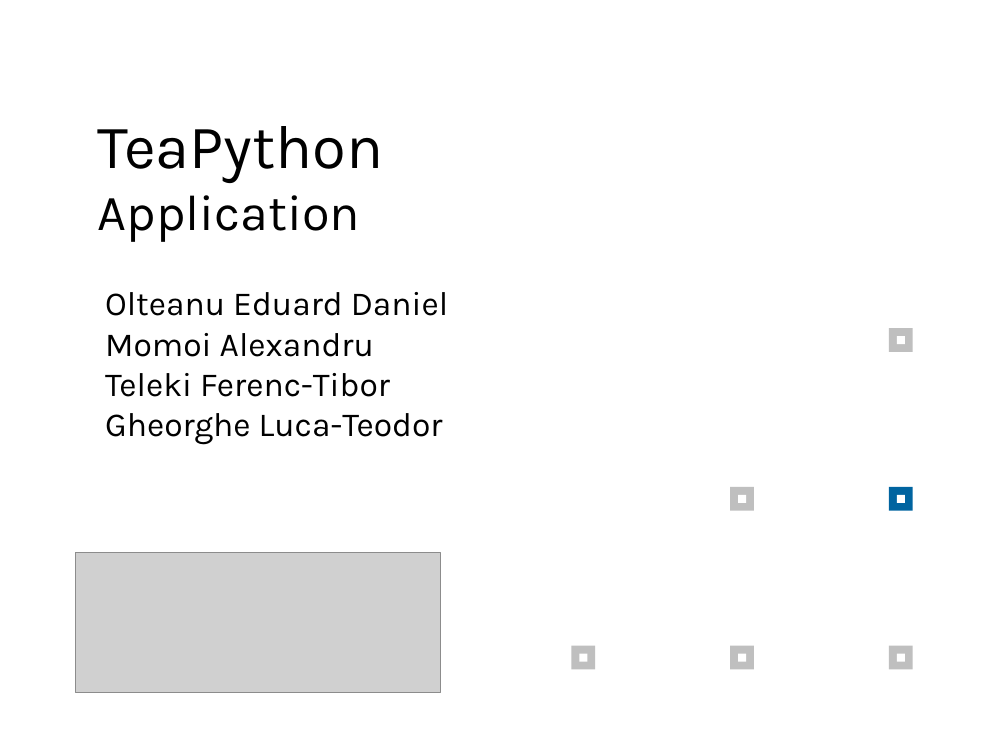
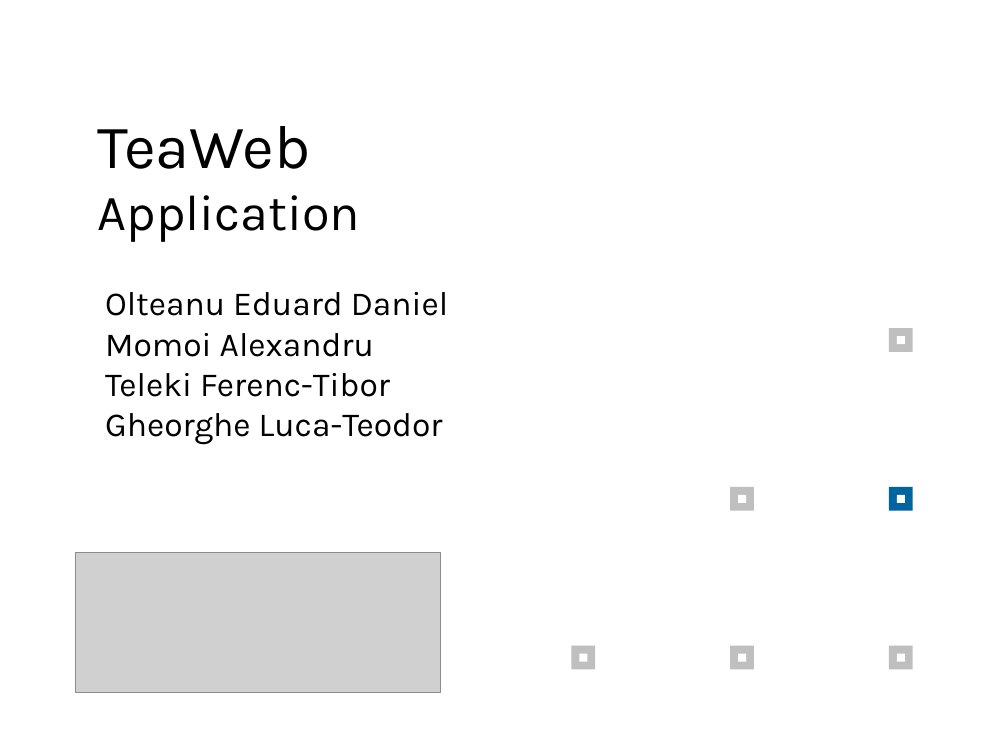
Before and after one commit to Eduard2609/TeaPython_ISW, a slide deck: slide 1 of Documentatie/Documentație_ PPT.pptx. Drawn at 1008x756 pixels with LibreOffice and Linux fonts; fonts in the diff are those of the drawing; grey boxes stand for pictures. Boxes give left, top, right and bottom in pixels: in the first picture for what was removed or moved away, otherwise in the second. Text is boxed around its words. In the diff, an @@ line names an element or a change of style, - is before the commit and + after.

```diff
--- a/Documentatie/Documentație_ PPT.pptx
+++ b/Documentatie/Documentație_ PPT.pptx
@@ text at <box>98,126,311,169</box>: text changed @@
-TeaPython
+TeaWeb
```
Also in this commit, not shown: 6 other slides changed.
